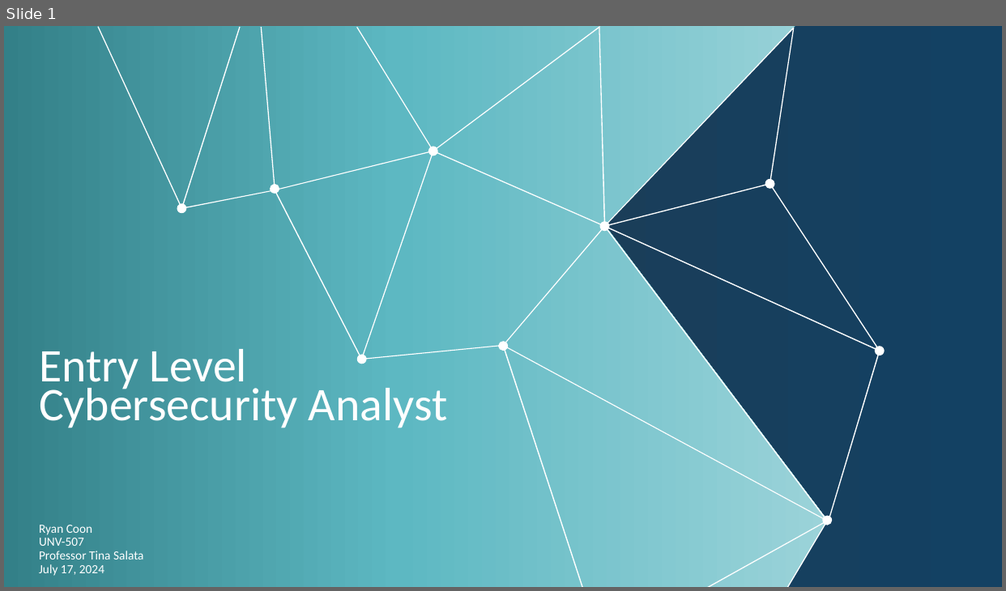
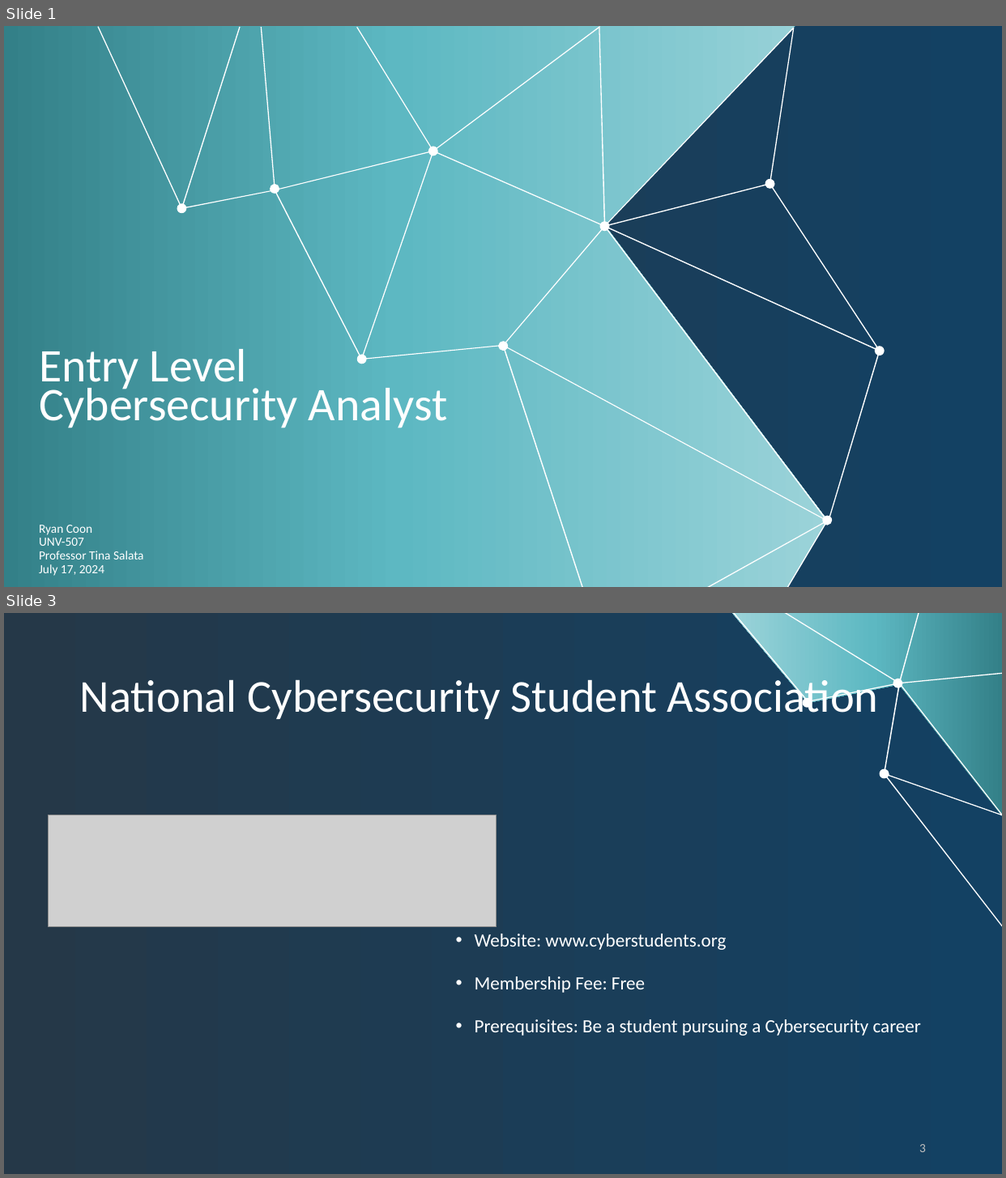
Before and after one commit to rcoon1/GCU-Masters, a slide deck: UNV 507/Topic 4/CareerPathPresentation RCoon.pptx. Shown one above the other, each under a label of ours: slide 1 before the commit, slides 1 and 3 after it; the slides between them are not shown. The pictures are 1006x591 and 1006x1178 pixels, drawn with LibreOffice and Linux fonts; fonts in the diff are those of the drawing; grey boxes stand for pictures; background and template pictures are left out. Boxes give left, top, right and bottom in pixels: in the first picture for what was removed or moved away, otherwise in the second. Text is boxed around its words. In the diff, an @@ line names an element or a change of style, - is before the commit and + after.

```diff
--- a/UNV 507/Topic 4/CareerPathPresentation RCoon.pptx
+++ b/UNV 507/Topic 4/CareerPathPresentation RCoon.pptx
@@ slide 3 added at (4, 613, 1002, 1174), background gradient #253848 to #134163 @@
@@ freeform shape added at (732, 613, 1002, 816), fill gradient #338088 to #5DB8C2 to #9BD3D9 @@
@@ freeform shape added at (732, 613, 1002, 926), fill #FFFFFF @@
@@ title added at (80, 673, 879, 719), 44 pt, text #FFFFFF @@
+National Cybersecurity Student Association
@@ picture added at (49, 815, 496, 927) @@
@@ text added at (475, 934, 921, 1036), 18 pt, text #FFFFFF @@
+• Website: www.cyberstudents.org
+• Membership Fee: Free
+• Prerequisites: Be a student pursuing a Cybersecurity career
@@ page number added at (919, 1144, 926, 1152), 12 pt, text #BFBFBF @@
+3
```
Also in this commit, not shown: 4 slides changed, 5 other slides added, 3 slides removed.
